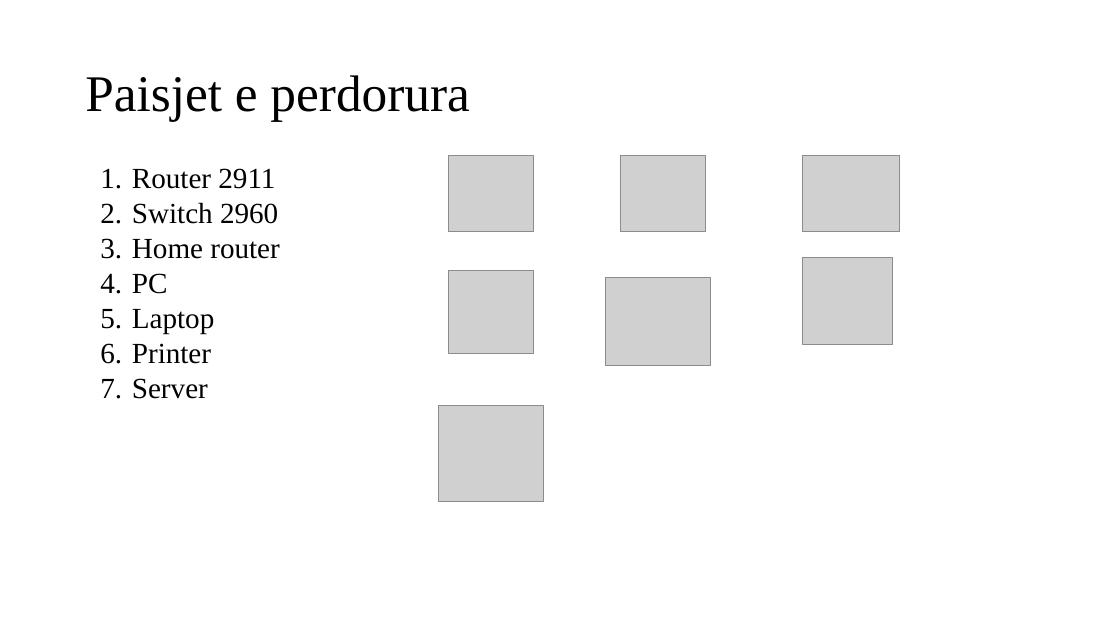
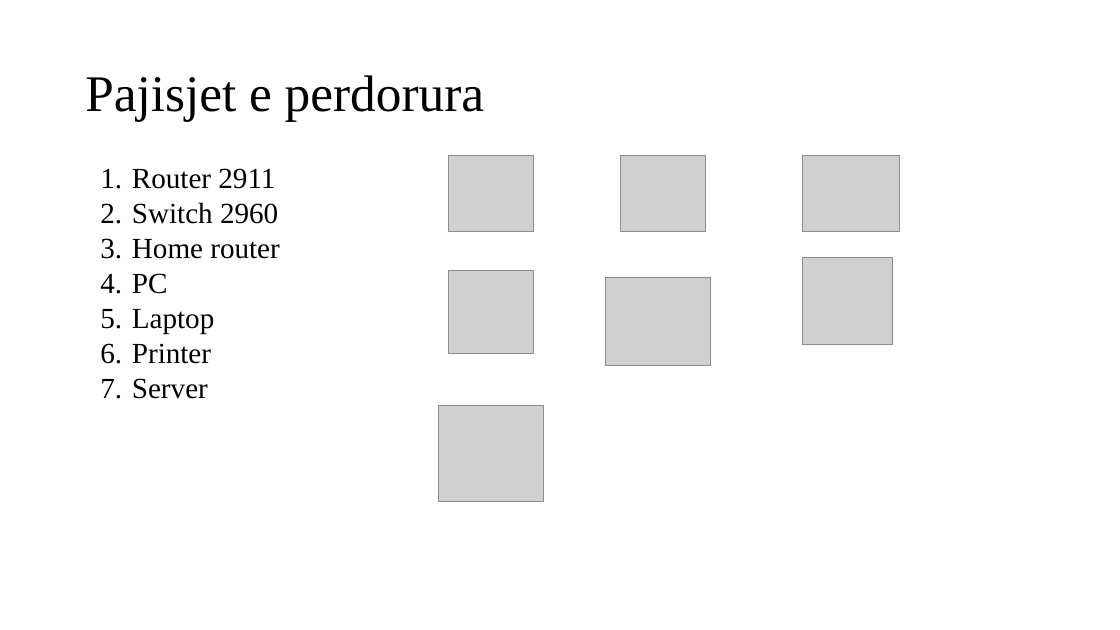
Before and after one commit to lorentmustafa/proj2_RRK_GR20, a slide deck: slide 2 of Raport Projekti.pptx. Drawn at 1120x630 pixels with LibreOffice and Linux fonts; fonts in the diff are those of the drawing; grey boxes stand for pictures. Boxes give left, top, right and bottom in pixels: in the first picture for what was removed or moved away, otherwise in the second. Text is boxed around its words. In the diff, an @@ line names an element or a change of style, - is before the commit and + after.

```diff
--- a/Raport Projekti.pptx
+++ b/Raport Projekti.pptx
@@ title at (x1=85, y1=75, x2=484, y2=121): text changed @@
-Paisjet e perdorura
+Pajisjet e perdorura
```
Also in this commit, not shown: 1 other slide changed, 3 slides added, 2 other files.
